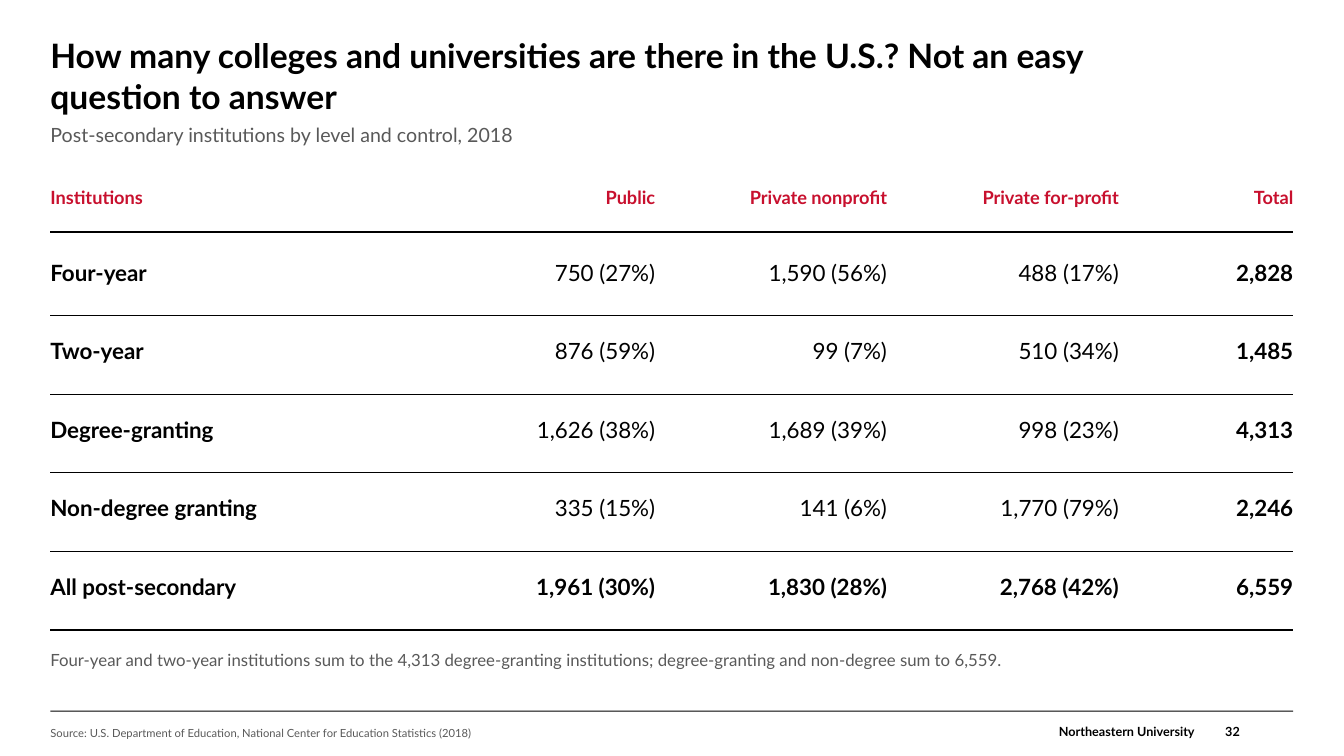
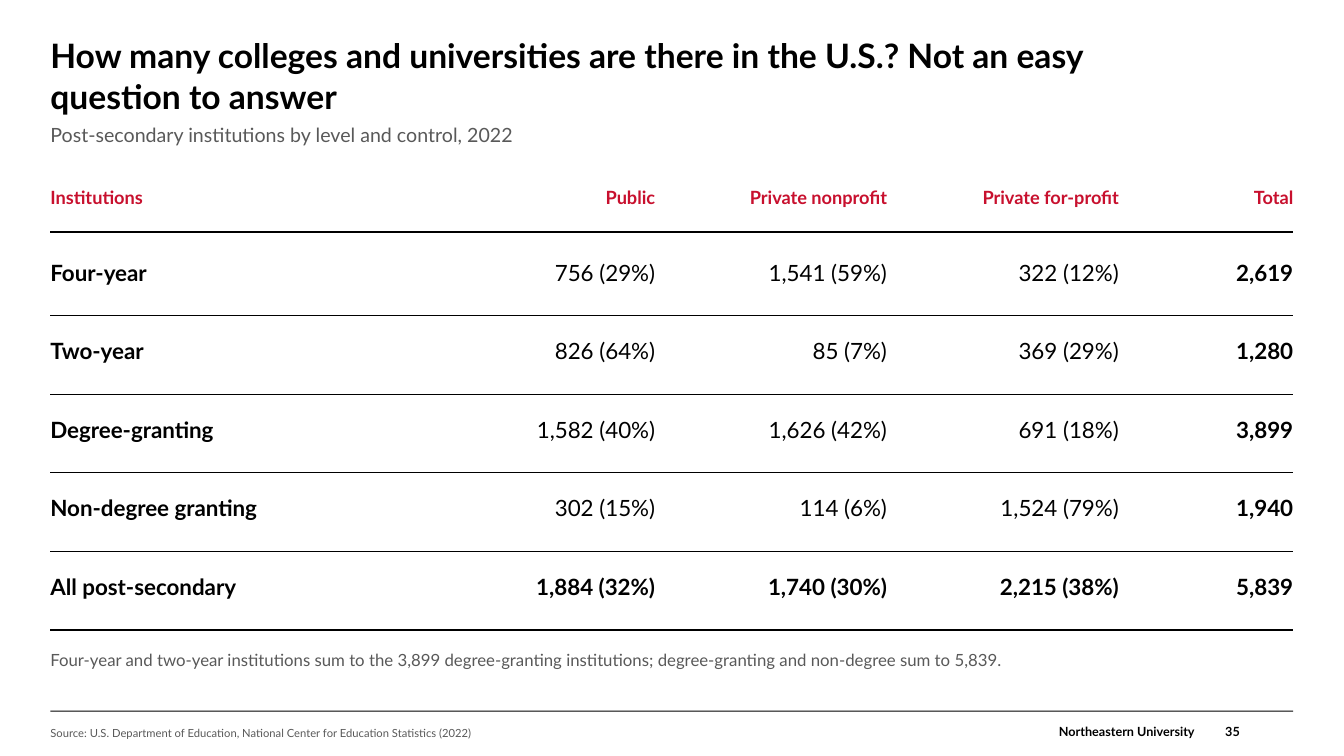
Before and after one commit to brettcsweet/Tonys-repo, a slide deck: slide 35 of GC_Financial_Update_2026-09-30.pptx (slide 32 before the commit). Drawn at 1344x756 pixels with LibreOffice and Linux fonts; fonts in the diff are those of the drawing; background and template pictures are left out. Boxes give left, top, right and bottom in pixels: in the first picture for what was removed or moved away, otherwise in the second. Text is boxed around its words. In the diff, an @@ line names an element or a change of style, - is before the commit and + after.

```diff
--- a/GC_Financial_Update_2026-09-30.pptx
+++ b/GC_Financial_Update_2026-09-30.pptx
@@ text at <box>50,127,513,146</box>: text changed @@
-Post-secondary institutions by level and control, 2018
+Post-secondary institutions by level and control, 2022
@@ text at <box>555,264,655,284</box>: text changed @@
-750 (27%)
+756 (29%)
@@ text at <box>769,264,887,284</box>: text changed @@
-1,590 (56%)
+1,541 (59%)
@@ text at <box>1019,264,1119,284</box>: text changed @@
-488 (17%)
+322 (12%)
@@ text at <box>1236,264,1293,284</box>: text changed @@
-2,828
+2,619
@@ text at <box>555,342,655,362</box>: text changed @@
-876 (59%)
+826 (64%)
@@ text at <box>813,342,887,362</box>: text changed @@
-99 (7%)
+85 (7%)
@@ text at <box>1019,342,1119,362</box>: text changed @@
-510 (34%)
+369 (29%)
@@ text at <box>1236,342,1293,362</box>: text changed @@
-1,485
+1,280
@@ text at <box>537,421,655,441</box>: text changed @@
-1,626 (38%)
+1,582 (40%)
@@ text at <box>769,421,887,441</box>: text changed @@
-1,689 (39%)
+1,626 (42%)
@@ text at <box>1019,421,1119,441</box>: text changed @@
-998 (23%)
+691 (18%)
@@ text at <box>1236,421,1293,441</box>: text changed @@
-4,313
+3,899
@@ text at <box>555,499,655,519</box>: text changed @@
-335 (15%)
+302 (15%)
@@ text at <box>800,499,887,519</box>: text changed @@
-141 (6%)
+114 (6%)
@@ text at <box>1000,499,1119,519</box>: text changed @@
-1,770 (79%)
+1,524 (79%)
@@ text at <box>1236,499,1293,519</box>: text changed @@
-2,246
+1,940
@@ text at <box>536,577,655,599</box>: text changed @@
-1,961 (30%)
+1,884 (32%)
@@ text at <box>768,577,887,599</box>: text changed @@
-1,830 (28%)
+1,740 (30%)
@@ text at <box>1000,577,1118,599</box>: text changed @@
-2,768 (42%)
+2,215 (38%)
@@ text at <box>1236,578,1293,598</box>: text changed @@
-6,559
+5,839
@@ text at <box>50,653,1002,669</box>: text changed @@
-Four-year and two-year institutions sum to the 4,313 degree-granting institutions; degree-granting and non-degree sum to 6,559.
+Four-year and two-year institutions sum to the 3,899 degree-granting institutions; degree-granting and non-degree sum to 5,839.
@@ text at <box>50,728,471,739</box>: text changed @@
-Source: U.S. Department of Education, National Center for Education Statistics (2018)
+Source: U.S. Department of Education, National Center for Education Statistics (2022)
@@ page number at <box>1225,726,1240,736</box>: text changed @@
-32
+35
```
Also in this commit, not shown: 6 other slides changed, 5 slides added, 1 slide removed.
